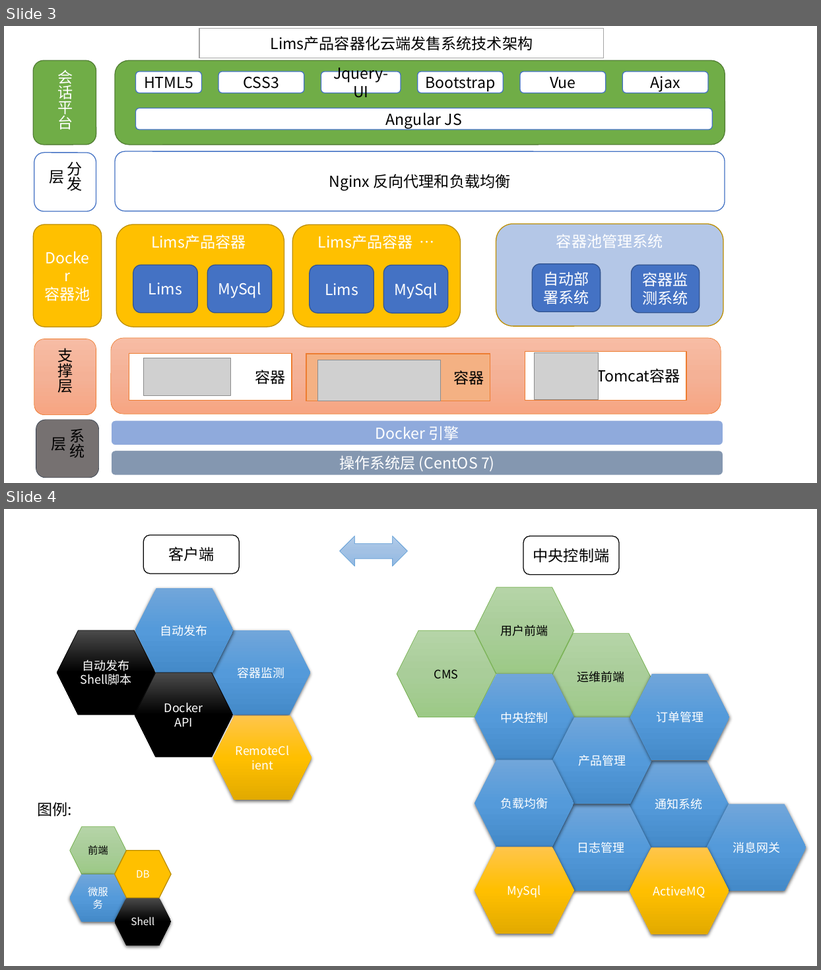
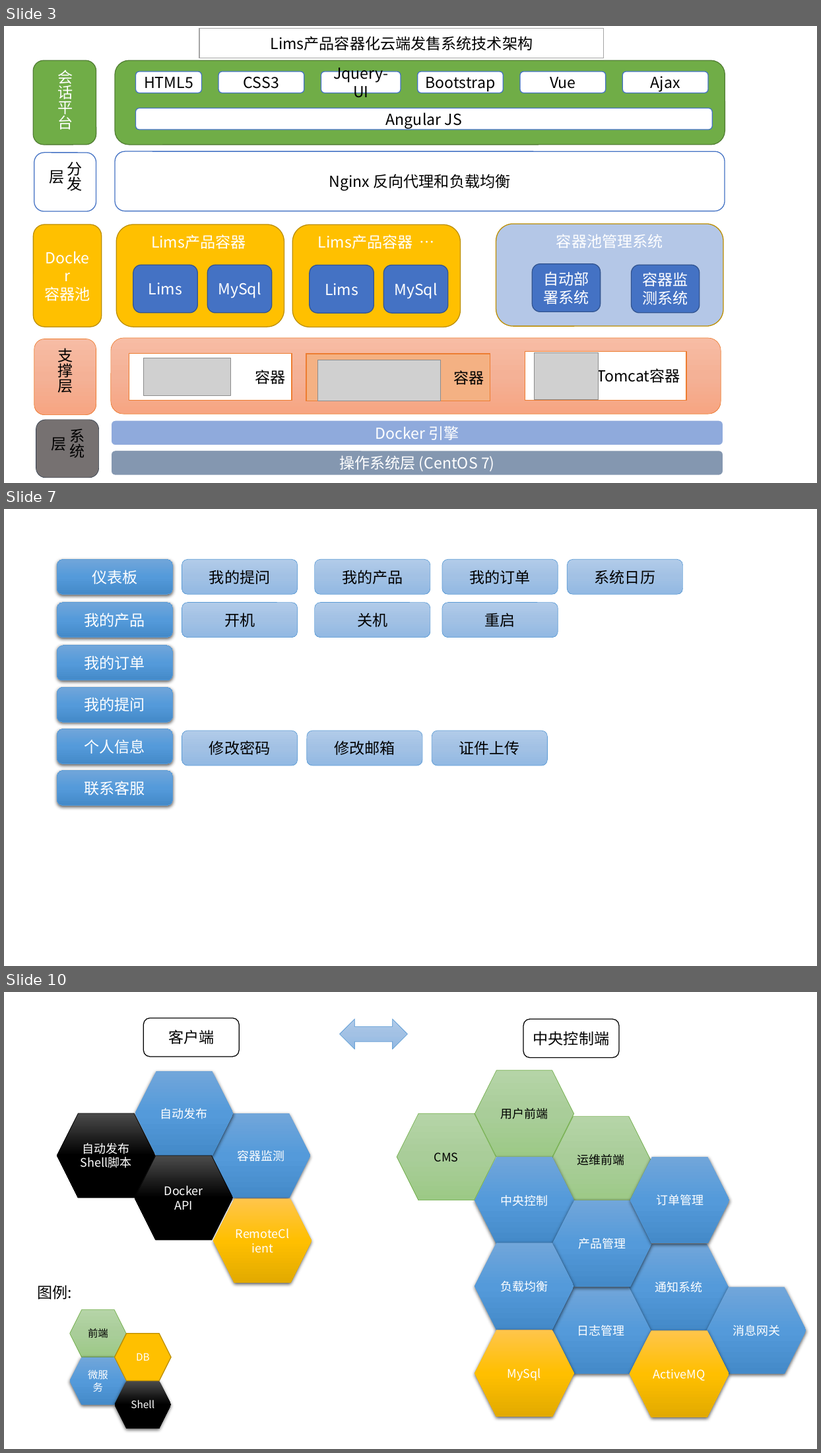
Before and after one commit to qijunbo/dockercloud, a slide deck: Lims系统架构.pptx. Shown one above the other, each under a label of ours: slides 3 and 4 before the commit, slides 3, 7 and 10 after it; the slides between them are not shown. The pictures are 821x970 and 821x1453 pixels, drawn with LibreOffice and Linux fonts; fonts in the diff are those of the drawing; grey boxes stand for pictures. Boxes give left, top, right and bottom in pixels: in the first picture for what was removed or moved away, otherwise in the second. Text is boxed around its words. In the diff, an @@ line names an element or a change of style, - is before the commit and + after.

```diff
--- a/Lims系统架构.pptx
+++ b/Lims系统架构.pptx
@@ slide 7 added at [4, 509, 817, 966], background #FFFFFF @@
@@ rounded rectangle added at [57, 560, 173, 594], fill gradient #71A6DB to #559BDB to #448ACA, outline #5B9BD5 0.75 pt, 18 pt, text #FFFFFF @@
+仪表板
@@ rounded rectangle added at [182, 560, 298, 594], fill gradient #B1CBE9 to #A3C1E5 to #93B9E4, outline #5B9BD5 0.5 pt, 18 pt, text #000000 @@
+我的提问
@@ rounded rectangle added at [314, 560, 430, 594], fill gradient #B1CBE9 to #A3C1E5 to #93B9E4, outline #5B9BD5 0.5 pt, 18 pt, text #000000 @@
+我的产品
@@ rounded rectangle added at [443, 560, 558, 594], fill gradient #B1CBE9 to #A3C1E5 to #93B9E4, outline #5B9BD5 0.5 pt, 18 pt, text #000000 @@
+我的订单
@@ rounded rectangle added at [568, 560, 684, 594], fill gradient #B1CBE9 to #A3C1E5 to #93B9E4, outline #5B9BD5 0.5 pt, 18 pt, text #000000 @@
+系统日历
@@ rounded rectangle added at [57, 602, 173, 637], fill gradient #71A6DB to #559BDB to #448ACA, outline #5B9BD5 0.75 pt, 18 pt, text #FFFFFF @@
+我的产品
@@ rounded rectangle added at [182, 602, 298, 637], fill gradient #B1CBE9 to #A3C1E5 to #93B9E4, outline #5B9BD5 0.5 pt, 18 pt, text #000000 @@
+开机
@@ rounded rectangle added at [314, 602, 430, 637], fill gradient #B1CBE9 to #A3C1E5 to #93B9E4, outline #5B9BD5 0.5 pt, 18 pt, text #000000 @@
+关机
@@ rounded rectangle added at [443, 602, 558, 637], fill gradient #B1CBE9 to #A3C1E5 to #93B9E4, outline #5B9BD5 0.5 pt, 18 pt, text #000000 @@
+重启
@@ rounded rectangle added at [57, 646, 173, 681], fill gradient #71A6DB to #559BDB to #448ACA, outline #5B9BD5 0.75 pt, 18 pt, text #FFFFFF @@
+我的订单
@@ rounded rectangle added at [57, 687, 173, 722], fill gradient #71A6DB to #559BDB to #448ACA, outline #5B9BD5 0.75 pt, 18 pt, text #FFFFFF @@
+我的提问
@@ rounded rectangle added at [57, 729, 173, 764], fill gradient #71A6DB to #559BDB to #448ACA, outline #5B9BD5 0.75 pt, 18 pt, text #FFFFFF @@
+个人信息
@@ rounded rectangle added at [182, 731, 298, 766], fill gradient #B1CBE9 to #A3C1E5 to #93B9E4, outline #5B9BD5 0.5 pt, 18 pt, text #000000 @@
+修改密码
@@ rounded rectangle added at [307, 731, 423, 766], fill gradient #B1CBE9 to #A3C1E5 to #93B9E4, outline #5B9BD5 0.5 pt, 18 pt, text #000000 @@
+修改邮箱
@@ rounded rectangle added at [432, 731, 547, 766], fill gradient #B1CBE9 to #A3C1E5 to #93B9E4, outline #5B9BD5 0.5 pt, 18 pt, text #000000 @@
+证件上传
@@ rounded rectangle added at [57, 770, 173, 805], fill gradient #71A6DB to #559BDB to #448ACA, outline #5B9BD5 0.75 pt, 18 pt, text #FFFFFF @@
+联系客服
@@ what was slide 4 is now slide 10 @@
```
Also in this commit, not shown: 5 other slides added, 6 other files.
